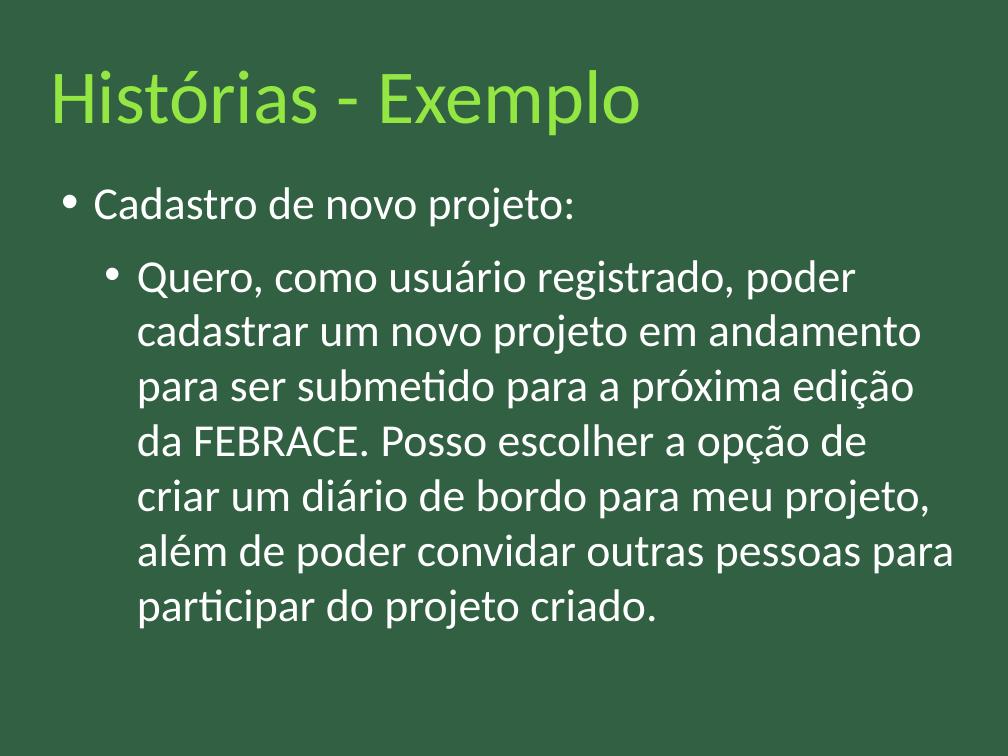
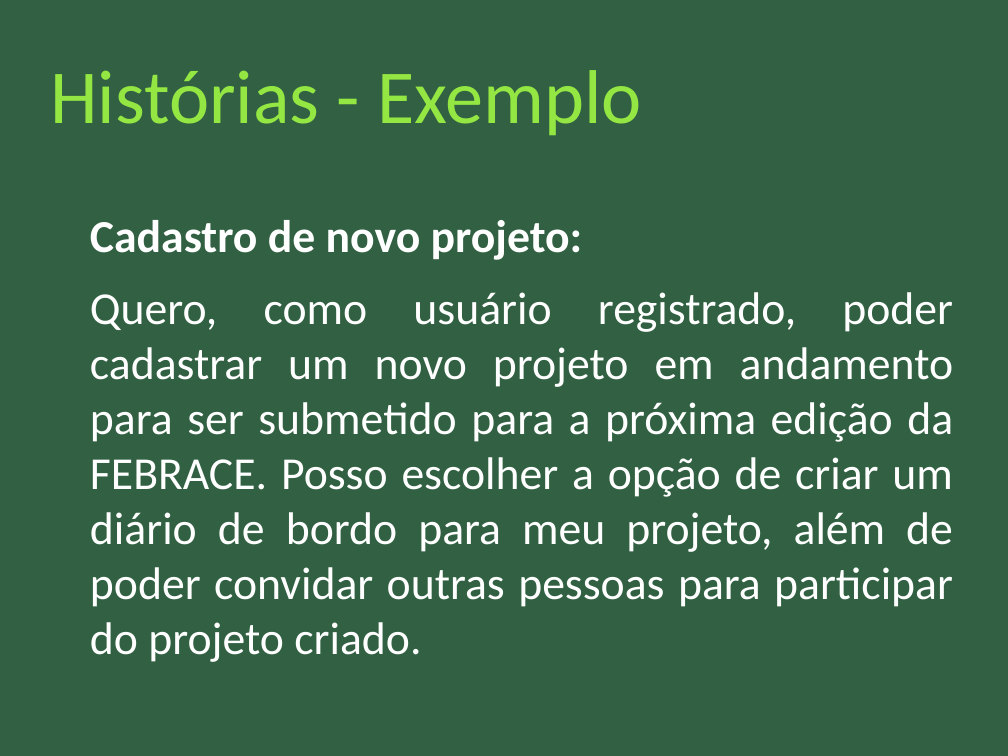
Before and after one commit to nathaliaspatricio/febracev, a slide deck: slide 26 of doc/atividades_psi/apresentacao_psi.odp (slide 6 before the commit). Drawn at 1008x756 pixels with LibreOffice and Linux fonts; fonts in the diff are those of the drawing. Boxes give left, top, right and bottom in pixels: in the first picture for what was removed or moved away, otherwise in the second. Text is boxed around its words. In the diff, an @@ line names an element or a change of style, - is before the commit and + after.

Commit message:
1a. apresentação ao PSI finalizada. Acréscimo da estrutura de projetos favoritos.

```diff
--- a/doc/atividades_psi/apresentacao_psi.odp
+++ b/doc/atividades_psi/apresentacao_psi.odp
@@ text "Cadastro de novo projeto:": place and size @@
-text "Cadastro de novo projeto:" at [94,187,955,629]
+text "Cadastro de novo projeto:" at [90,220,954,662]
@@ text "Cadastro de novo projeto:" at [90,220,954,662]: bold on in "Cadastro de novo projeto:"; alignment left to justified; bullet • to none; list level 2 to 1 in "Quero, como usuário registrado, poder ..." @@
```
Also in this commit, not shown: 5 other slides changed, 28 slides added, 2 slides removed, 6 other files.
